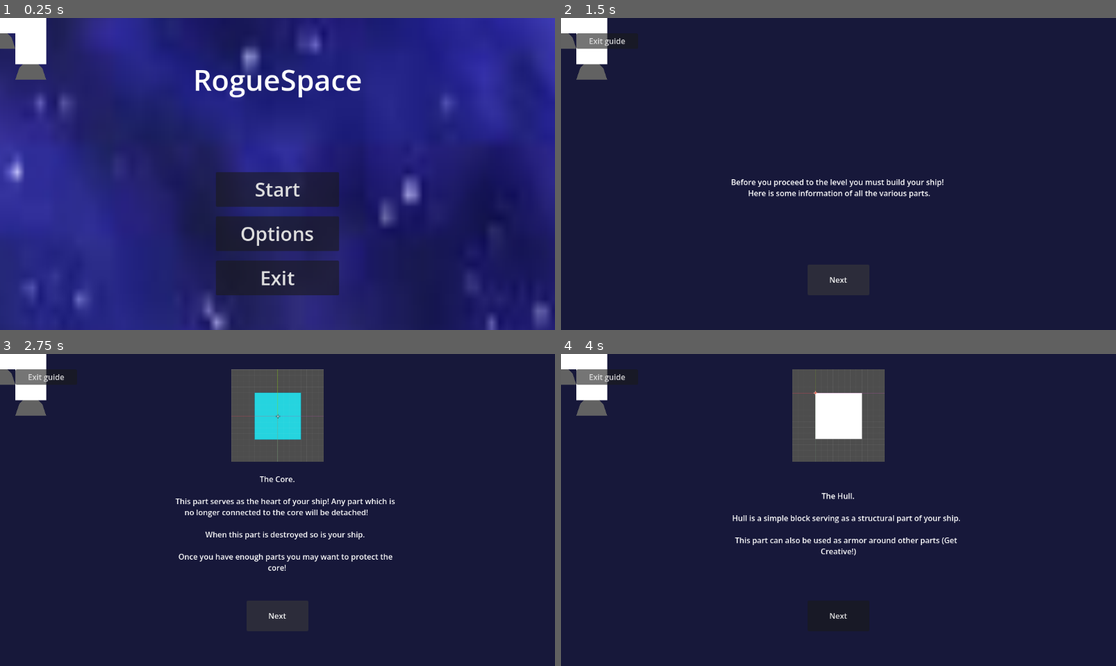
Above: before the commit, frames 1-4 (two rows, left to right).
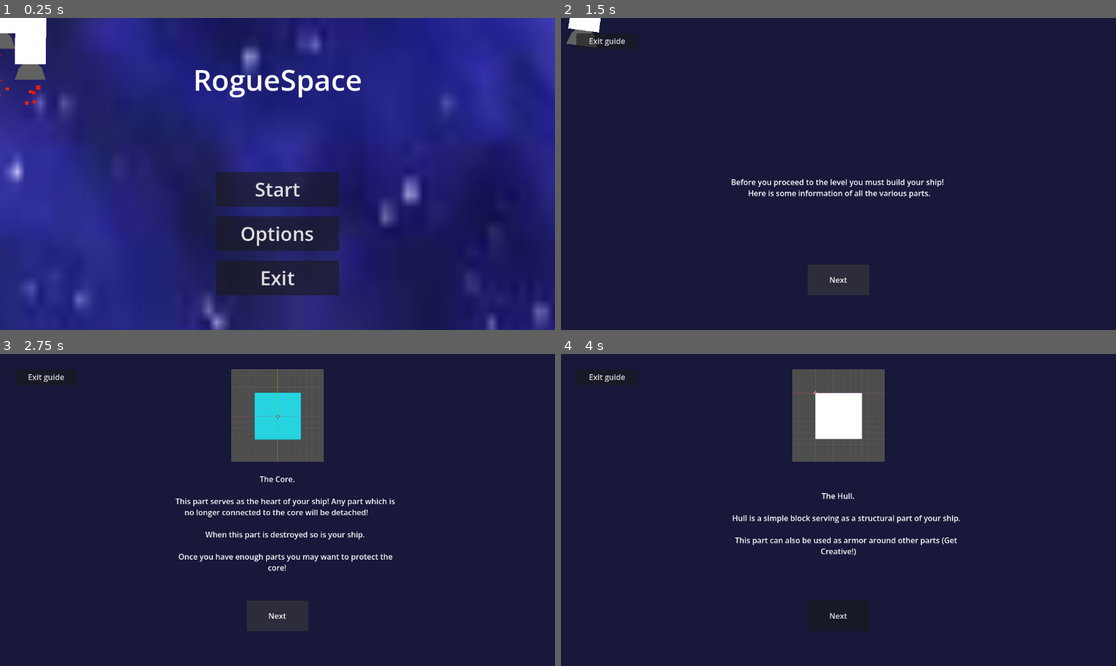
Above: after the commit, the same moments.

Repository: Taydo629/RogueSpace
Game: Godot game, scene res://scenes/main_game.tscn
Same seed, same stepped clock (60 frames per second), same inputs: the game is played once before the commit and once after it.
Inputs (mouse positions are in pixels of both pictures, inside the frame that each line leads up to):
- Up to frame 1 (0.25 s): no input
- Up to frame 2 (1.5 s): click "Start" at 0.5 s; click "Next" at 1.25 s
- Up to frame 3 (2.75 s): click "Next" at 2 s
- Up to frame 4 (4 s): tap Enter at 2.75 s; move the mouse to (960, 494) at 2.77 s; hold Space (thrust) 2.78-3.53 s; hold E (e) 2.78-3.53 s; click (960, 494) at 3.05 s; move the mouse to (727, 525) at 3.52 s; click (727, 525) at 3.6 s; tap M (mirror) at 3.8 s

The runs differ from the first frame. In frame 1, less than 0.1% of the frame differs, in the area x 0-9%, y 6-28%; in frame 2, 1.1%; in frame 3, 1.3%, in the area x 0-9%, y 0-20%; in frame 4, 1.3%.
Error in both runs: Cannot call method 'rotate' on a null value. (res://scripts/ship_building_layer.gd:87)

Commit message:
fleshed out the npc movement component
Including also adding mass computation where parts contribute mass to the ship based on how many parts are present

Diff:
--- a/Enemyship.json
+++ /dev/null
@@ -1,110 +0,0 @@
-{
-	"11": {
-		"part": gun,
-		"colider": null,
-		"grid_pos": Vector2(1.0, 1.0),
-		"rotation": 0.0,
-		"mirrored": true,
-		"neighbors": ["5", "3"],
-		"instance": null
-	},
-	"5": {
-		"part": hull,
-		"colider": null,
-		"grid_pos": Vector2(1.0, 2.0),
-		"rotation": 0.0,
-		"mirrored": false,
-		"neighbors": ["11", "6", "4"],
-		"instance": null
-	},
-	"6": {
-		"part": hull,
-		"colider": null,
-		"grid_pos": Vector2(1.0, 3.0),
-		"rotation": 0.0,
-		"mirrored": false,
-		"neighbors": ["5", "14", "13"],
-		"instance": null
-	},
-	"14": {
-		"part": thruster,
-		"colider": null,
-		"grid_pos": Vector2(1.0, 4.0),
-		"rotation": 0.0,
-		"mirrored": false,
-		"neighbors": ["6"],
-		"instance": null
-	},
-	"root": {
-		"part": core,
-		"colider": null,
-		"grid_pos": Vector2(2.0, 0.0),
-		"rotation": 0.0,
-		"mirrored": false,
-		"neighbors": ["3"],
-		"instance": null
-	},
-	"3": {
-		"part": hull,
-		"colider": null,
-		"grid_pos": Vector2(2.0, 1.0),
-		"rotation": 0.0,
-		"mirrored": false,
-		"neighbors": ["root", "4", "11", "12"],
-		"instance": null
-	},
-	"4": {
-		"part": hull,
-		"colider": null,
-		"grid_pos": Vector2(2.0, 2.0),
-		"rotation": 0.0,
-		"mirrored": false,
-		"neighbors": ["3", "13", "5", "7"],
-		"instance": null
-	},
-	"13": {
-		"part": thruster,
-		"colider": null,
-		"grid_pos": Vector2(2.0, 3.0),
-		"rotation": 0.0,
-		"mirrored": false,
-		"neighbors": ["4", "6", "8"],
-		"instance": null
-	},
-	"12": {
-		"part": gun,
-		"colider": null,
-		"grid_pos": Vector2(3.0, 1.0),
-		"rotation": 0.0,
-		"mirrored": false,
-		"neighbors": ["7", "3"],
-		"instance": null
-	},
-	"7": {
-		"part": hull,
-		"colider": null,
-		"grid_pos": Vector2(3.0, 2.0),
-		"rotation": 0.0,
-		"mirrored": false,
-		"neighbors": ["12", "8", "4"],
-		"instance": null
-	},
-	"8": {
-		"part": hull,
-		"colider": null,
-		"grid_pos": Vector2(3.0, 3.0),
-		"rotation": 0.0,
-		"mirrored": false,
-		"neighbors": ["7", "15", "13"],
-		"instance": null
-	},
-	"15": {
-		"part": thruster,
-		"colider": null,
-		"grid_pos": Vector2(3.0, 4.0),
-		"rotation": 0.0,
-		"mirrored": false,
-		"neighbors": ["8"],
-		"instance": null
-	}
-}
--- a/data/Parts/core.tres
+++ b/data/Parts/core.tres
@@ -11,4 +11,5 @@
 image = ExtResource("1_mde3k")
 buy_price = 200
 sell_price = 100
+weight = 5
 metadata/_custom_type_script = "uid://dfxnbigy6na68"
--- a/data/Parts/gun.tres
+++ b/data/Parts/gun.tres
@@ -11,4 +11,5 @@
 image = ExtResource("1_opjho")
 buy_price = 250
 sell_price = 150
+weight = 2
 metadata/_custom_type_script = "uid://dfxnbigy6na68"
--- a/data/Parts/hull.tres
+++ b/data/Parts/hull.tres
@@ -11,4 +11,5 @@
 image = ExtResource("1_12q6g")
 buy_price = 150
 sell_price = 50
+weight = 3
 metadata/_custom_type_script = "uid://dfxnbigy6na68"
--- a/data/Parts/thruster.tres
+++ b/data/Parts/thruster.tres
@@ -11,4 +11,5 @@
 image = ExtResource("1_u85ot")
 buy_price = 300
 sell_price = 100
+weight = 3
 metadata/_custom_type_script = "uid://dfxnbigy6na68"
--- a/data/Parts/tractor_beam.tres
+++ b/data/Parts/tractor_beam.tres
@@ -11,4 +11,5 @@
 image = ExtResource("1_mxndn")
 buy_price = 300
 sell_price = 100
+weight = 2
 metadata/_custom_type_script = "uid://dfxnbigy6na68"
--- a/data/parts.gd
+++ b/data/parts.gd
@@ -6,3 +6,4 @@
 @export var image: Texture2D
 @export var buy_price: int
 @export var sell_price: int
+@export var weight: int
--- a/scenes/Player.tscn
+++ b/scenes/Player.tscn
@@ -6,7 +6,7 @@
 [ext_resource type="PackedScene" uid="uid://bmn28l2ks5e3r" path="res://scenes/weapon_component.tscn" id="4_cw2d6"]
 [ext_resource type="PackedScene" uid="uid://dpu8pdnvx3kqb" path="res://scenes/input_component.tscn" id="5_khinc"]
 
-[node name="Player" type="RigidBody2D" unique_id=2138094422]
+[node name="Player" type="RigidBody2D" unique_id=2138094422 groups=["player"]]
 sleeping = true
 linear_damp = 1.0
 angular_damp = 1.0
--- a/scenes/npc.tscn
+++ b/scenes/npc.tscn
@@ -6,8 +6,13 @@
 [ext_resource type="PackedScene" uid="uid://bmn28l2ks5e3r" path="res://scenes/weapon_component.tscn" id="4_hwkja"]
 [ext_resource type="PackedScene" uid="uid://cnnwo4hjd2x6r" path="res://scenes/npc_input_component.tscn" id="5_4wlns"]
 
+[sub_resource type="CircleShape2D" id="CircleShape2D_n1a5j"]
+
 [node name="NPC" type="RigidBody2D" unique_id=355031547]
+linear_damp = 1.0
+angular_damp = 1.0
 script = ExtResource("1_nh2m4")
+detection_range = 1200
 
 [node name="PartComponent" parent="." unique_id=456244710 instance=ExtResource("2_4wlns")]
 
@@ -16,3 +21,8 @@
 [node name="WeaponComponent" parent="." unique_id=1177833148 instance=ExtResource("4_hwkja")]
 
 [node name="NPCInputComponent" parent="." unique_id=585118728 instance=ExtResource("5_4wlns")]
+
+[node name="DetectionArea" type="Area2D" parent="." unique_id=237740585]
+
+[node name="CollisionShape2D" type="CollisionShape2D" parent="DetectionArea" unique_id=415182568]
+shape = SubResource("CircleShape2D_n1a5j")
--- a/scenes/thruster.tscn
+++ b/scenes/thruster.tscn
@@ -14,7 +14,7 @@
 
 [node name="Thruster" unique_id=2026258003 groups=["thruster"] instance=ExtResource("1_vbl7p")]
 script = ExtResource("2_x6buh")
-thrust_force = 10
+thrust_force = 50
 part_health = 100
 
 [node name="CollisionShape2D" type="CollisionShape2D" parent="HurtArea" parent_id_path=PackedInt32Array(991278418) index="0" unique_id=1890614803]
--- a/scripts/movement_component.gd
+++ b/scripts/movement_component.gd
@@ -1,6 +1,6 @@
 class_name MovementComponent extends Node
 
-@export var gyro_strength: float = 10000.0
+@export var gyro_strength: float = 300000.0
 var parent: RigidBody2D
 var thrusters : Array[Thruster]
 
--- a/scripts/npc.gd
+++ b/scripts/npc.gd
@@ -4,26 +4,36 @@
 @onready var movement_component: MovementComponent = $MovementComponent
 @onready var weapon_component: WeaponComponent = $WeaponComponent
 @onready var npc_input_component: NPC_input_component = $NPCInputComponent
+@onready var detection_area: Area2D = $DetectionArea
+@onready var collision_shape_2d: CollisionShape2D = $DetectionArea/CollisionShape2D
 
 var ship_graph: Dictionary
 var grid_dim: int
+@export var detection_range: int = 1500
+@export var wander_range: int = 4000
 
 func _ready() -> void:
+	collision_shape_2d.shape.radius = detection_range
 	part_component.graph_changed.connect(reinitialise_components)
+	npc_input_component.anchor_pos = global_position
+	npc_input_component.detection_area = detection_area
+	npc_input_component.wander_range = wander_range
 	npc_input_component.fire_guns.connect(weapon_component.fire)
 	npc_input_component.activate_thrusters.connect(movement_component.activate_thrusters)
 	npc_input_component.deactivate_thrusters.connect(movement_component.deactivate_thrusters)
 	npc_input_component.target_pos_changed.connect(movement_component.rotate_to)
+	npc_input_component.init_input()
 	init_ship()
 
 func init_ship() -> void:
+	print(mass)
 	part_component.ship_graph = ship_graph
 	part_component.grid_size = grid_dim
 	part_component.initialise_ship()
+	print(mass)
 
 func reinitialise_components() -> void:
 	print("Re-initialise components")
-	print(part_component.ship_graph)
 	ship_graph = part_component.ship_graph
 	movement_component.initalise_movement(ship_graph)
 	weapon_component.initalise_weapons(ship_graph)
--- a/scripts/npc_input_component.gd
+++ b/scripts/npc_input_component.gd
@@ -7,5 +7,86 @@
 #signal deactivate_tractorbeam
 signal target_pos_changed
 
+var parent: RigidBody2D
+var anchor_pos: Vector2
+var target_ship: RigidBody2D
+var search_for_target: bool = false
+var enroute_to_way_point: bool = false
+var searching_error: int = 1000
+var detection_area: Area2D
+var wander_range: int
+var target_pos: Vector2
+var timer: Timer
+@export var tracking_time: int = 5
+@export var min_engage_distance: int = 800
+
+func _ready() -> void:
+	parent = get_parent()
+	timer = Timer.new()
+	timer.one_shot = true
+	add_child(timer)
+	timer.timeout.connect(_disengage_target)
+	timer.wait_time = tracking_time
+
+func init_input() -> void:
+	detection_area.body_entered.connect(_body_entered_detection_range)
+	detection_area.body_exited.connect(_body_exited_detection_range)
+
 func _process(delta: float) -> void:
-	pass
+	target_processing()
+	var thrusters_on: bool = thruster_processing()
+	#if Input.is_action_pressed("left_click"):
+		#fire_guns.emit()
+	if thrusters_on:
+		activate_thrusters.emit()
+	if not thrusters_on:
+		deactivate_thrusters.emit()
+	#if Input.is_action_just_pressed("right_click"):
+		#activate_tractorbeam.emit()
+	#if Input.is_action_just_released("right_click"):
+		#deactivate_tractorbeam.emit()
+	target_pos_changed.emit(target_pos)
+
+func _body_entered_detection_range(body: Node2D) -> void:
+	# If body is player start set the target ship
+	if body.is_in_group("player"):
+		target_ship = body
+		print("Player entered detection range!")
+
+func _body_exited_detection_range(body: Node2D) -> void:
+	# If the player exits detection start a timer for time to continue tracking
+	if body.is_in_group("player"):
+		print("Player exited detection range!")
+		search_for_target = true
+		timer.start()
+
+func _disengage_target() -> void:
+	print("Disengaging target!")
+	search_for_target = false
+	target_ship = null
+
+func target_processing() -> void:
+	if target_ship != null:
+		enroute_to_way_point = false
+		var target_ship_pos: Vector2 = target_ship.global_position
+		if search_for_target:
+			target_ship_pos += Vector2(randi_range(-1000,1000),randi_range(-1000,1000))
+		target_pos = target_ship_pos
+	else:
+		if not enroute_to_way_point:
+			target_pos = Vector2.UP.rotated(randf_range(0, 2 * PI)) * randi_range(0,wander_range)
+			enroute_to_way_point = true
+		else:
+			if parent.global_position.distance_to(target_pos) < 100:
+				enroute_to_way_point = false
+
+func thruster_processing() -> bool:
+	var direction = (target_pos - get_parent().global_position).normalized()
+	var abs_angle_to_target: float = abs((-get_parent().transform.y).angle_to(direction))
+	if abs_angle_to_target < PI * 0.25:
+		if target_ship != null:
+			if parent.global_position.distance_to(target_ship.global_position) < min_engage_distance:
+				return false
+		return true
+	else:
+		return false
--- a/scripts/part_component.gd
+++ b/scripts/part_component.gd
@@ -11,9 +11,11 @@
 
 func initialise_ship() -> void:
 	var new_dict: Dictionary = {}
+	var new_weight: int = 0
 	for key in ship_graph.keys():
 		var graph_node = ship_graph.get(key).duplicate()
-		print(graph_node)
+		new_weight += graph_node.part.weight
+		print(graph_node.part.weight)
 		var new_part: BasePart = graph_node.part.scene.instantiate()
 		new_part.parent = parent
 		graph_node.instance = new_part
@@ -33,12 +35,17 @@
 		# Add collider to parent rigidbody so that it can behave properly
 		parent.add_child(new_collider)
 	ship_graph = new_dict
+	print(parent.mass)
+	print(new_weight)
+	parent.mass = new_weight
 	graph_changed.emit()
 
 func part_destroyed(graph_key:String):
 	if graph_key in ship_graph:
 		#destruction_sound.play()
 		var destroyed_node = ship_graph.get(graph_key)
+		# remove destroyed nodes weight from ship
+		parent.mass -= destroyed_node.part.weight
 		destroyed_node.collider.queue_free()
 		if destroyed_node != null:
 			for neighbor_key in destroyed_node.neighbors:
@@ -66,6 +73,8 @@
 			# Currently when root is destroyed all remaining parts are detached
 			# Infuture this could randomly destroy some parts when this happens
 			var part = ship_graph.get(key)
+			# remove destroyed nodes weight from ship
+			parent.mass -= part.part.weight
 			part.collider.queue_free()
 			part.instance.detached()
 			has_detached = true
@@ -77,6 +86,8 @@
 		for key in ship_graph.keys():
 			var part = ship_graph.get(key)
 			if part.neighbors == []:
+				# remove destroyed nodes weight from ship
+				parent.mass -= part.part.weight
 				ship_graph.erase(key)
 				print("part is not connected to any other parts.")
 				#part.instance.reparent(get_parent())
@@ -109,6 +120,8 @@
 			for key in ship_graph.keys():
 				if key not in visited_nodes:
 					var part = ship_graph.get(key)
+					# remove destroyed nodes weight from ship
+					parent.mass -= part.part.weight
 					ship_graph.erase(key)
 					print("part is no longer connected to root.")
 					#part.instance.reparent(get_parent())
Not shown, added: scenes/npc.tscn1479380163.tmp
